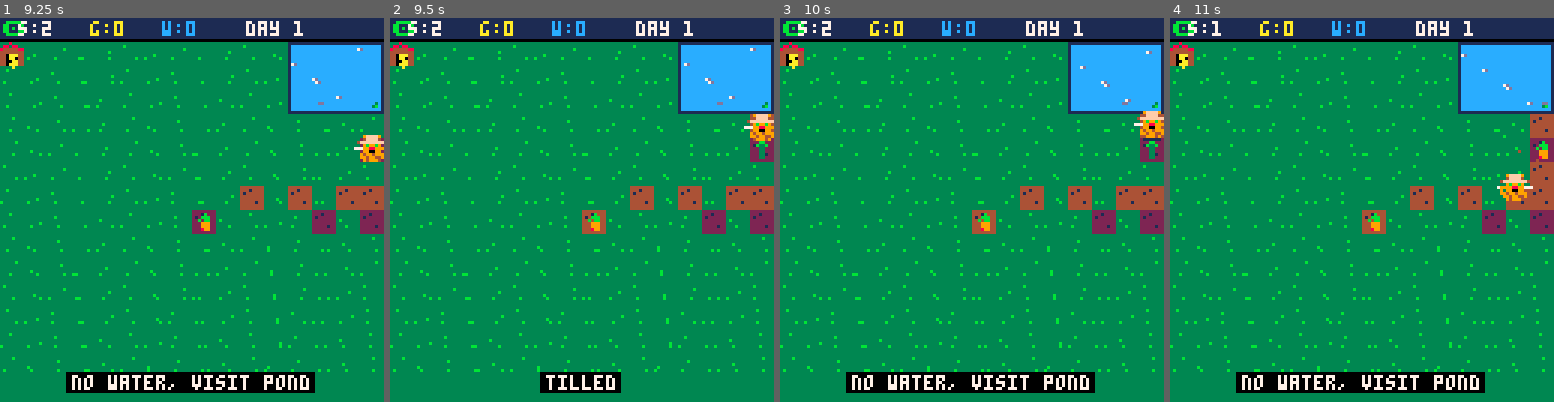
Above: before the commit, frames 1-4 (left to right).
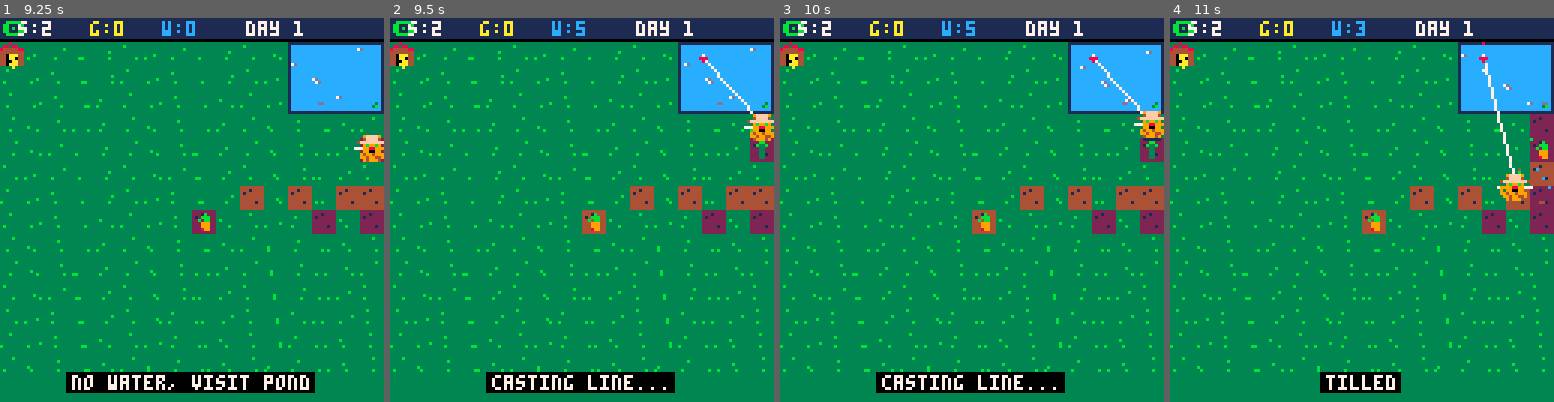
Above: after the commit, the same moments.

Repository: RubenTipparach/tic-labs
Game: PICO-8 cartridge games/pico8-cat-farmer/cart.p8
The game is run twice, just before and just after one commit, with the same random seed, the same clock (stepped at 60 frames per second) and the same inputs.
Inputs:
- Up to frame 1 (9.25 s): tap X (X key) at 0.33, 0.7, 1.43, 2.58, 3.1, 3.62, 4.13, 4.65, 5.17, 5.68, 6.2, 6.72, 7.23, 7.75, 8.27, 8.78 s; tap O (Z key) at 1.07, 1.8, 2.43, 3.07, 3.7, 4.33, 4.97, 5.6, 6.23, 6.87, 7.5, 8.13, 8.77 s; hold Right 2.33-3.33 s; hold Right 3.38-4.22 s; hold Up 4.27-4.67 s; hold Right 4.72-5.72 s; hold Down 5.77-6.1 s; hold Left 6.15-6.98 s; hold Right 7.03-8.03 s; hold Right 8.08-8.92 s; hold Up from 8.97 s (still down)
- Up to frame 2 (9.5 s): tap X (X key) at 9.3 s; release Up at 9.37 s; tap O (Z key) at 9.4 s; hold Right from 9.42 s (still down)
- Up to frame 3 (10 s): keep holding Right; tap X (X key) at 9.82 s
- Up to frame 4 (11 s): tap O (Z key) at 10.03, 10.67 s; tap X (X key) at 10.33, 10.85 s; release Right at 10.42 s; hold Down 10.47-10.8 s; hold Left from 10.85 s (still down)

Frame 1 is identical in both runs. In frame 2, 2.2% of the frame differs, in the area x 25-100%, y 1-98%; in frame 3, 1.9%; in frame 4, 3.8%, in the area x 10-100%, y 0-98%.

Commit message:
block cat from walking into the pond
The cat now collides with pond tiles using a per-axis bounding box
check, so it stops cleanly at the pond edge and can slide along it.

Pond actions move from "stand on the tile" to "face the tile". Track
a separate facing direction (cat.dx, cat.dy) updated by direction
input, then resolve fishing and watering can refills against the
tile in front of the cat. The barn shop still uses the cat's own
tile since the cat can stand on it.

https://claude.ai/code/session_01NQVs25MQJPDWa3Lsk4afA4

Diff:
--- a/games/pico8-cat-farmer/cart.p8
+++ b/games/pico8-cat-farmer/cart.p8
@@ -18,7 +18,7 @@
    plots[x][y]={state=0,water=0,timer=0}
   end
  end
- cat={x=60,y=60,f=1,walk=0}
+ cat={x=60,y=60,f=1,walk=0,dx=0,dy=1}
  seeds=5
  gold=0
  water=5
@@ -49,6 +49,24 @@
         and ty>=pond_y and ty<pond_y+pond_h
 end
 
+function blocked(nx,ny)
+ local x0=flr((nx-gx)/cell)
+ local y0=flr((ny-gy)/cell)
+ local x1=flr((nx+7-gx)/cell)
+ local y1=flr((ny+7-gy)/cell)
+ for tx=x0,x1 do
+  for ty=y0,y1 do
+   if in_pond(tx,ty) then return true end
+  end
+ end
+ return false
+end
+
+function front_tile()
+ local tx,ty=tile_at()
+ return tx+cat.dx,ty+cat.dy
+end
+
 function _update60()
  daytime+=1
  if daytime>=daylen then
@@ -57,14 +75,14 @@
  end
 
  local mvx,mvy=0,0
- if btn(0) then mvx-=1 cat.f=-1 end
- if btn(1) then mvx+=1 cat.f=1 end
- if btn(2) then mvy-=1 end
- if btn(3) then mvy+=1 end
- cat.x+=mvx
- cat.y+=mvy
- cat.x=mid(gx,cat.x,gx+cols*cell-8)
- cat.y=mid(gy+1,cat.y,gy+rows*cell-8)
+ if btn(0) then mvx-=1 cat.f=-1 cat.dx=-1 cat.dy=0 end
+ if btn(1) then mvx+=1 cat.f=1 cat.dx=1 cat.dy=0 end
+ if btn(2) then mvy-=1 cat.dx=0 cat.dy=-1 end
+ if btn(3) then mvy+=1 cat.dx=0 cat.dy=1 end
+ local nx=mid(gx,cat.x+mvx,gx+cols*cell-8)
+ local ny=mid(gy+1,cat.y+mvy,gy+rows*cell-8)
+ if not blocked(nx,cat.y) then cat.x=nx end
+ if not blocked(cat.x,ny) then cat.y=ny end
  if mvx~=0 or mvy~=0 then cat.walk+=1 end
 
  if btnp(4) then act_z() end
@@ -154,7 +172,8 @@
   end
   return
  end
- if in_pond(tx,ty) then
+ local ftx,fty=front_tile()
+ if in_pond(ftx,fty) then
   if not fishing then
    fishing=true
    fish_state=1
@@ -194,11 +213,12 @@
 function act_x()
  local tx,ty=tile_at()
  if tx<0 or tx>=cols or ty<0 or ty>=rows then return end
- if in_pond(tx,ty) then
+ local ftx,fty=front_tile()
+ if in_pond(ftx,fty) then
   if water<water_max then
    water=water_max
    sfx(4)
-   spawn_parts(gx+tx*cell+4,gy+ty*cell+2,12,8)
+   spawn_parts(gx+pond_x*cell+pond_w*cell/2,gy+pond_y*cell+pond_h*cell/2,12,8)
    say("filled watering can")
   else
    say("can already full")
